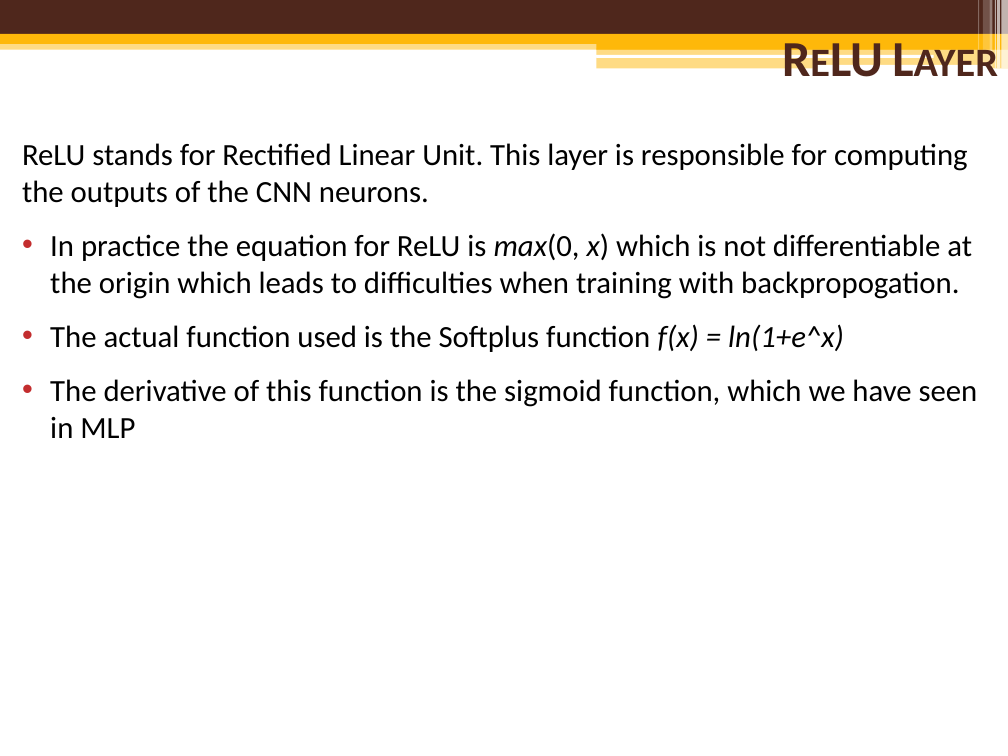
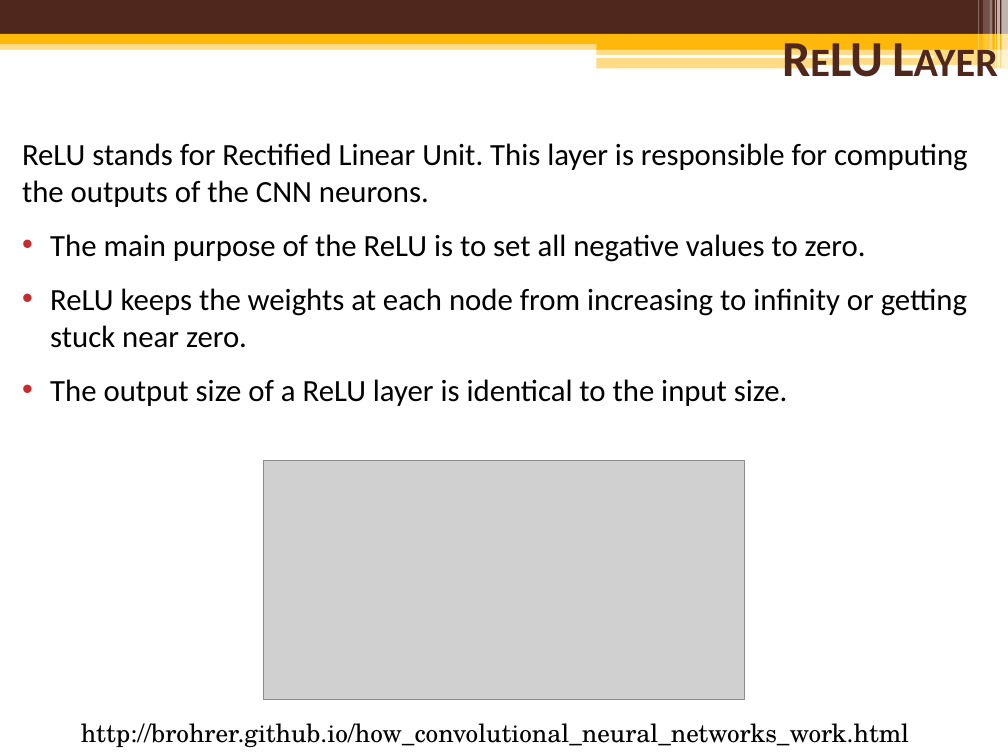
Before and after one commit to mcguires5/MachineLearning1, a slide deck: slide 13 of ConvolutionNeuralNetwork.pptx. Drawn at 1008x756 pixels with LibreOffice and Linux fonts; fonts in the diff are those of the drawing; grey boxes stand for pictures; background and template pictures are left out. Boxes give left, top, right and bottom in pixels: in the first picture for what was removed or moved away, otherwise in the second. Text is boxed around its words. In the diff, an @@ line names an element or a change of style, - is before the commit and + after.

```diff
--- a/ConvolutionNeuralNetwork.pptx
+++ b/ConvolutionNeuralNetwork.pptx
@@ text at [50,234,967,406]: text changed @@
-• In practice the equation for ReLU is max(0, x) which is not differentiable at the origin which leads to difficulties when training with backpropogation.
-• The actual function used is the Softplus function f(x) = ln(1+e^x)
-• The derivative of this function is the sigmoid function, which we have seen in MLP
+• The main purpose of the ReLU is to set all negative values to zero.
+• ReLU keeps the weights at each node from increasing to infinity or getting stuck near zero.
+• The output size of a ReLU layer is identical to the input size.
@@ picture added at [263,461,745,701] @@
@@ text added at [81,723,909,747], 18 pt, text #000000 @@
+http://brohrer.github.io/how_convolutional_neural_networks_work.html
```
Also in this commit, not shown: 7 other slides changed, 3 slides added, 4 slides removed.
